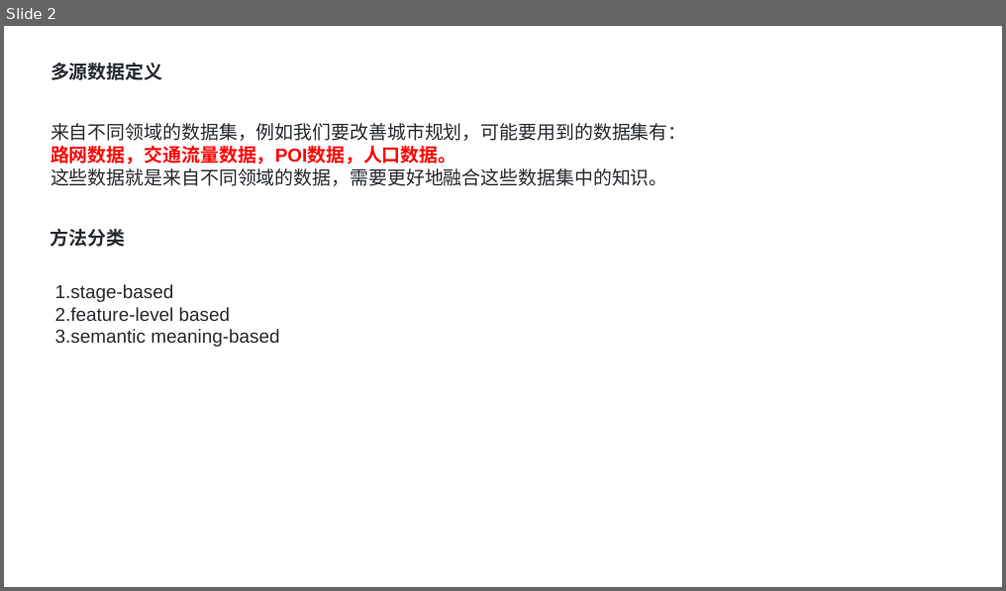
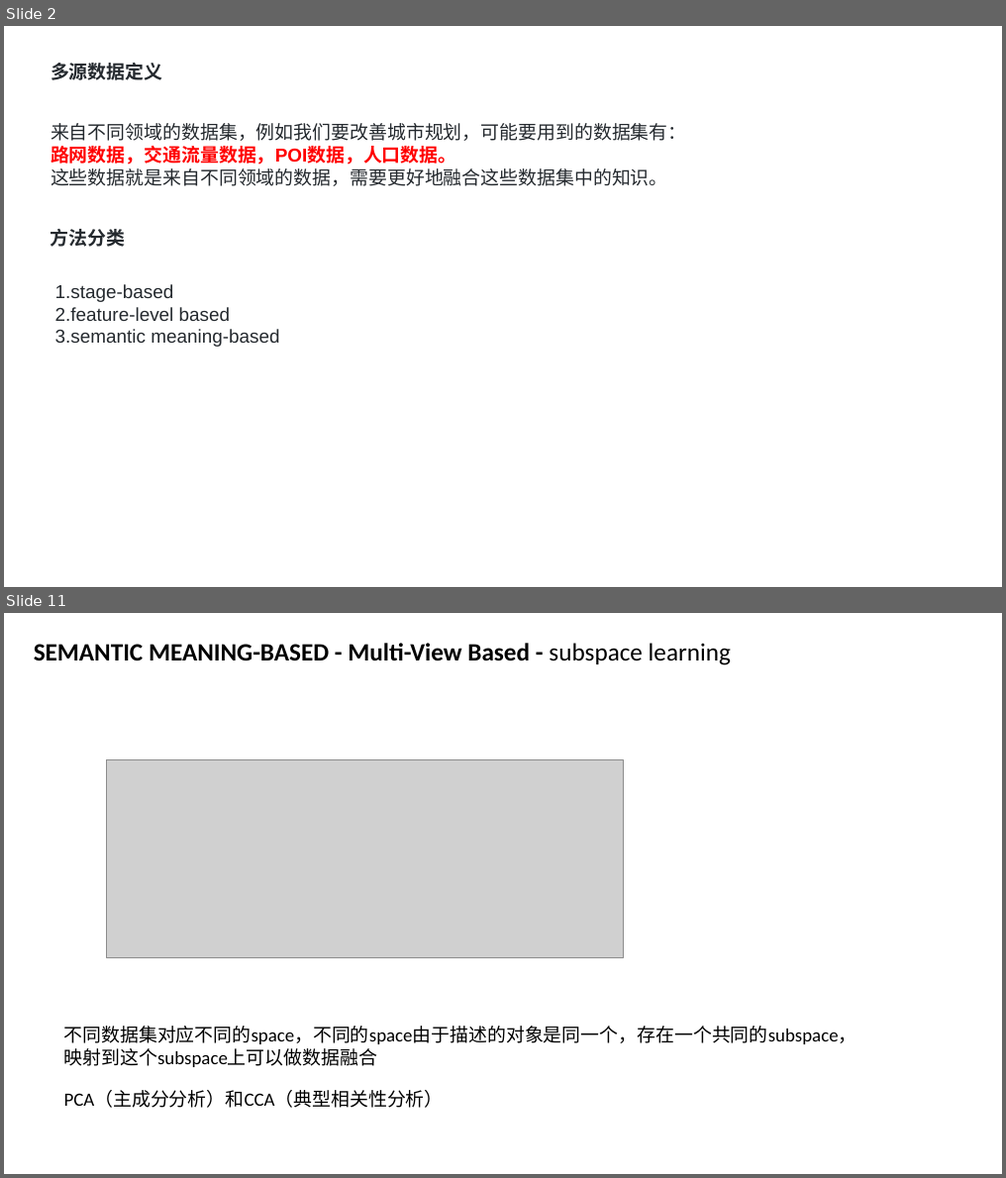
Before and after one commit to zhengsai168/zhengsai-awesome, a slide deck: paper-note/Urban-Computing/多源数据融合-综述.pptx. Shown one above the other, each under a label of ours: slide 2 before the commit, slides 2 and 11 after it; the slides between them are not shown. The pictures are 1006x591 and 1006x1178 pixels, drawn with LibreOffice and Linux fonts; fonts in the diff are those of the drawing; grey boxes stand for pictures. Boxes give left, top, right and bottom in pixels: in the first picture for what was removed or moved away, otherwise in the second. Text is boxed around its words. In the diff, an @@ line names an element or a change of style, - is before the commit and + after.

```diff
--- a/paper-note/Urban-Computing/多源数据融合-综述.pptx
+++ b/paper-note/Urban-Computing/多源数据融合-综述.pptx
@@ slide 11 added at (4, 613, 1002, 1174), background #FFFFFF @@
@@ text added at (34, 643, 731, 665), 24 pt, text #000000, bold @@
+SEMANTIC MEANING-BASED - Multi-View Based - subspace learning
@@ picture added at (107, 760, 623, 959) @@
@@ text added at (64, 1026, 857, 1067), 18 pt, text #000000 @@
+不同数据集对应不同的space，不同的space由于描述的对象是同一个，存在一个共同的subspace，
+映射到这个subspace上可以做数据融合
@@ text added at (64, 1090, 444, 1108), 18 pt, text #000000 @@
+PCA（主成分分析）和CCA（典型相关性分析）
```
Also in this commit, not shown: 1 slide changed, 10 other slides added, 11 slides removed, 1 other file.
